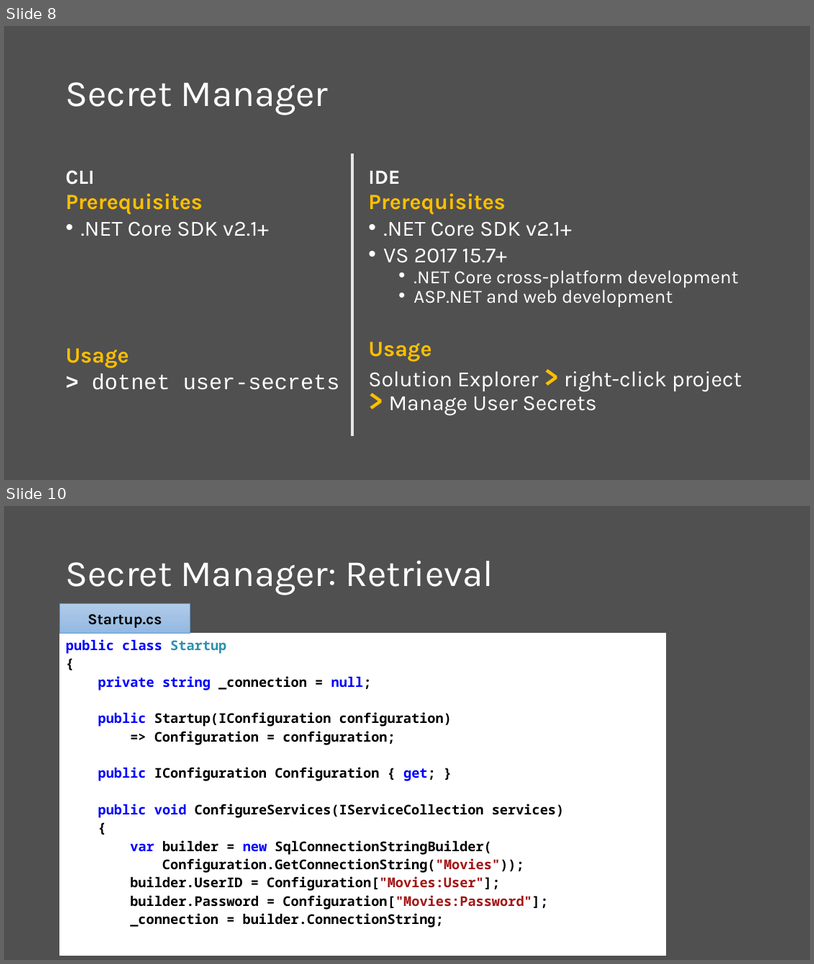
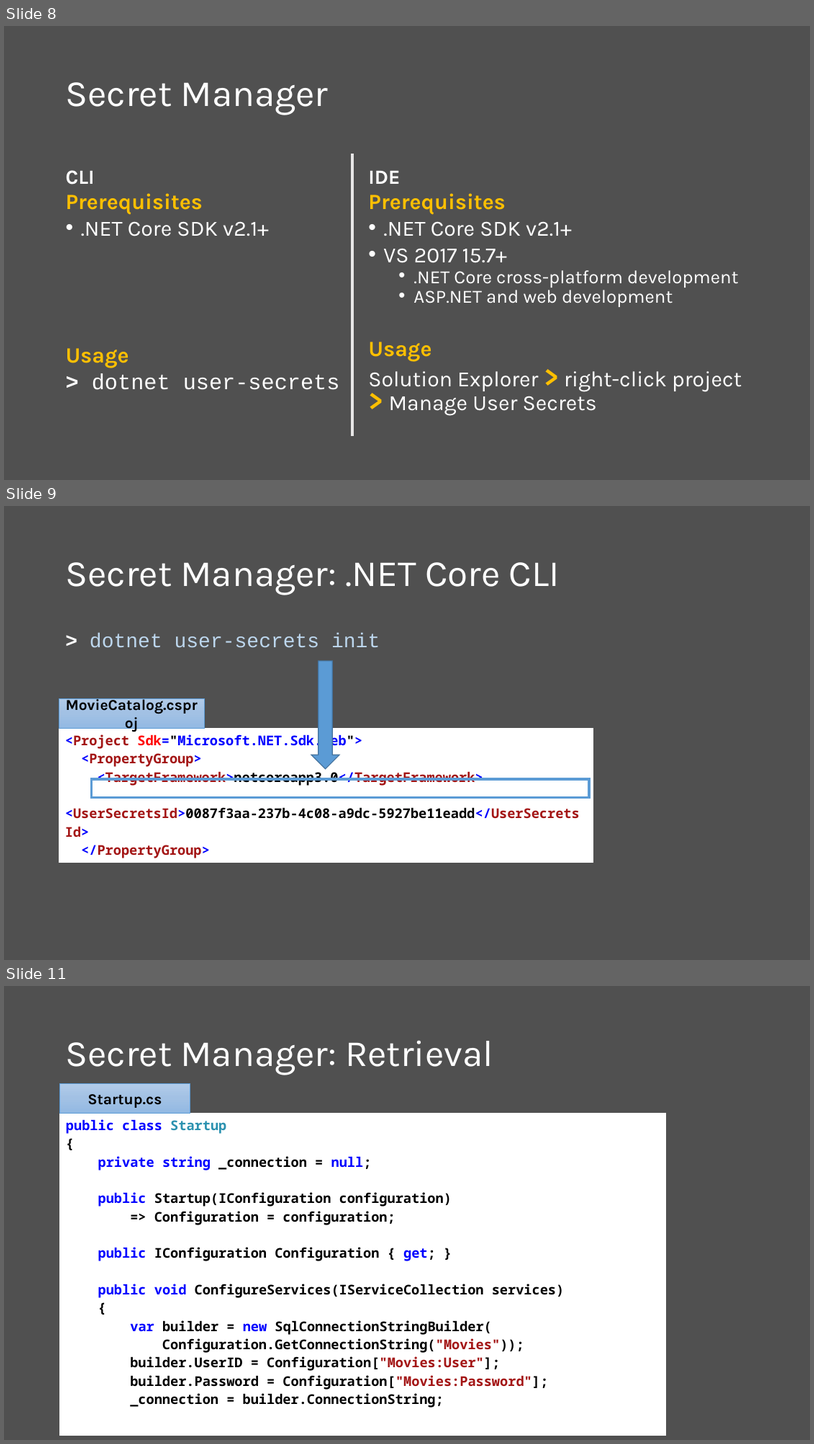
Before and after one commit to scottaddie/slide-decks, a slide deck: Protecting App Secrets.pptx. Shown one above the other, each under a label of ours: slides 8 and 10 before the commit, slides 8, 9 and 11 after it; the slides between them are not shown. The pictures are 814x964 and 814x1444 pixels, drawn with LibreOffice and Linux fonts; fonts in the diff are those of the drawing. Boxes give left, top, right and bottom in pixels: in the first picture for what was removed or moved away, otherwise in the second. Text is boxed around its words. In the diff, an @@ line names an element or a change of style, - is before the commit and + after.

Commit message:
Add dotnet user-secrets init slide

```diff
--- a/Protecting App Secrets.pptx
+++ b/Protecting App Secrets.pptx
@@ slide 9 added at <box>4,506,810,960</box>, background #505050 @@
@@ title added at <box>65,562,560,595</box>, 44 pt, text #FFFFFF @@
+Secret Manager: .NET Core CLI
@@ text added at <box>90,633,380,648</box>, 24 pt, text #BDD7EE @@
+> dotnet user-secrets init
@@ down arrow added at <box>311,661,339,769</box>, fill #5B9BD5, outline #43739E 1 pt @@
@@ rectangle added at <box>59,698,204,728</box>, fill gradient #B1CBE9 to #A3C1E5 to #93B9E4, outline #5B9BD5 0.5 pt, 18 pt, text #000000, bold @@
+MovieCatalog.csproj
@@ table added at <box>59,728,594,861</box>, 1 rows, 1 columns @@
+<Project Sdk="Microsoft.NET.Sdk.Web"> / <PropertyGroup> / <TargetFramework>netcoreapp3.0</TargetFramework> / <UserSecretsId>0087f3aa-237b-4c08-a9dc-5927be11eadd</UserSecretsId> / </PropertyGroup>
@@ rectangle added at <box>92,779,589,797</box>, outline #5B9BD5 3 pt @@
@@ what was slide 10 is now slide 11 @@
```
Also in this commit, not shown: 1 slide changed.
